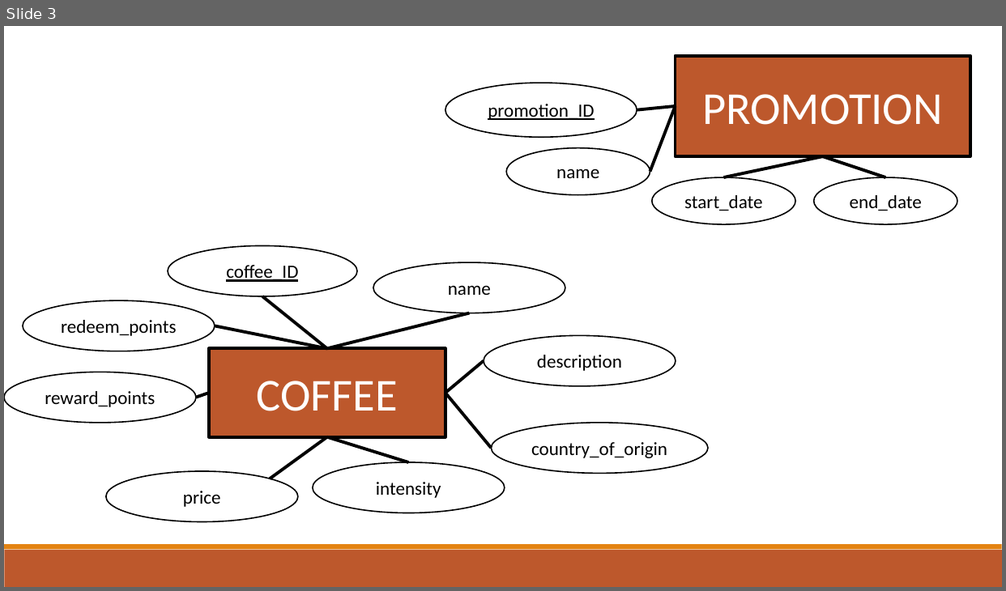
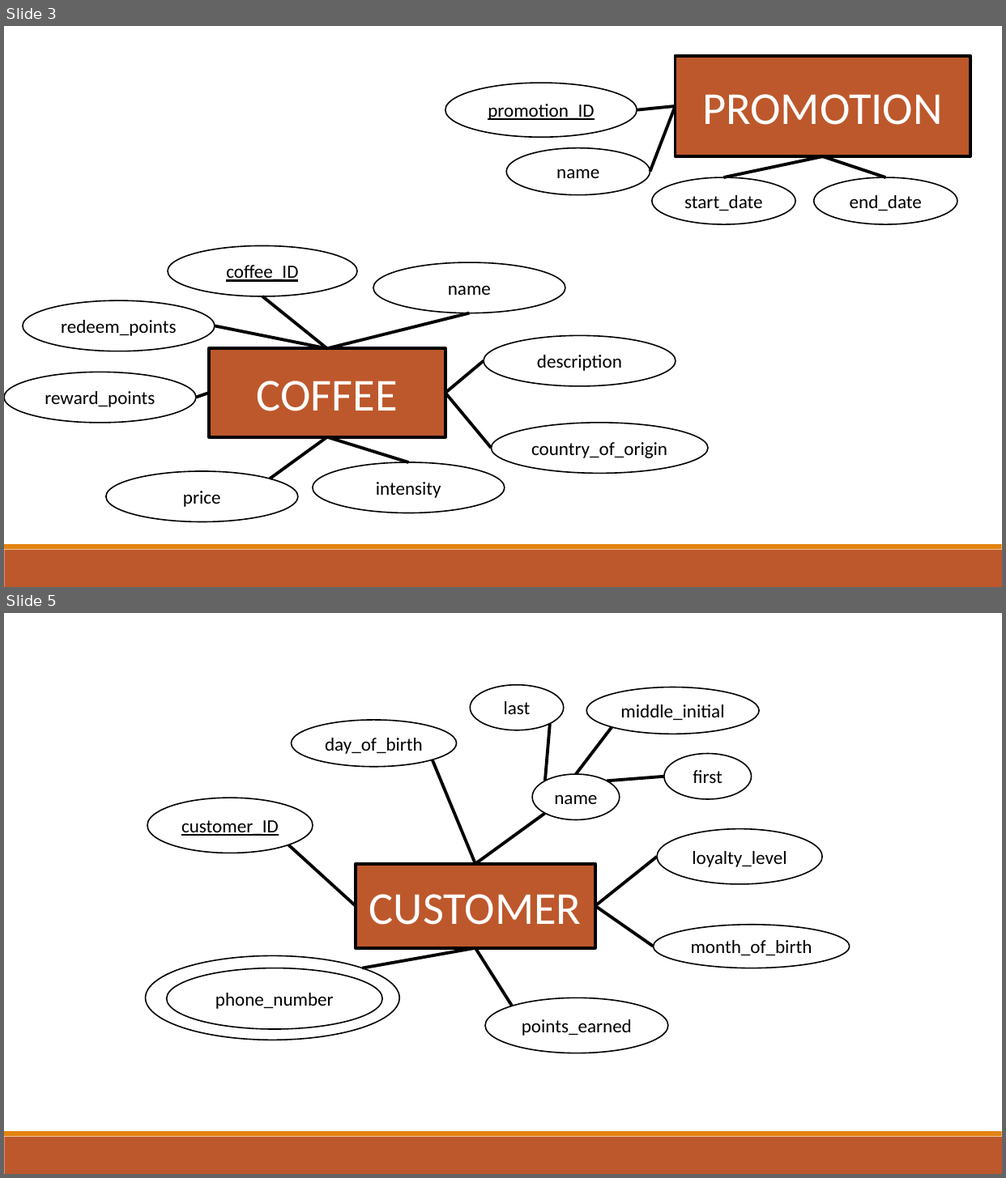
Before and after one commit to cnecciai/BoutiqueCoffee, a slide deck: Project/ER Model.pptx. Shown one above the other, each under a label of ours: slide 3 before the commit, slides 3 and 5 after it; the slides between them are not shown. The pictures are 1006x591 and 1006x1178 pixels, drawn with LibreOffice and Linux fonts; fonts in the diff are those of the drawing. Boxes give left, top, right and bottom in pixels: in the first picture for what was removed or moved away, otherwise in the second. Text is boxed around its words. In the diff, an @@ line names an element or a change of style, - is before the commit and + after.

```diff
--- a/Project/ER Model.pptx
+++ b/Project/ER Model.pptx
@@ slide 5 added at (x1=4, y1=613, x2=1002, y2=1174), background #FFFFFF; not listed: 2 template elements that a slide beside it also shows @@
@@ ellipse added at (x1=471, y1=685, x2=564, y2=730), fill #FFFFFF, outline #000000 1.25 pt, 18 pt, text #000000 @@
+last
@@ ellipse added at (x1=586, y1=687, x2=759, y2=735), fill #FFFFFF, outline #000000 1.25 pt, 18 pt, text #000000 @@
+middle_initial
@@ ellipse added at (x1=292, y1=720, x2=457, y2=767), fill #FFFFFF, outline #000000 1.25 pt, 18 pt, text #000000 @@
+day_of_birth
@@ line added from (550, 724) to (545, 781), #000000 3 pt @@
@@ line added from (612, 726) to (576, 774), #000000 3 pt @@
@@ ellipse added at (x1=664, y1=754, x2=752, y2=799), fill #FFFFFF, outline #000000 1.25 pt, 18 pt, text #000000 @@
+first
@@ line added from (475, 864) to (432, 760), #000000 3 pt @@
@@ ellipse added at (x1=533, y1=774, x2=620, y2=820), fill #FFFFFF, outline #000000 1.25 pt, 18 pt, text #000000 @@
+name
@@ line added from (664, 776) to (607, 781), #000000 3 pt @@
@@ ellipse added at (x1=147, y1=798, x2=313, y2=854), fill #FFFFFF, outline #000000 1.25 pt, 18 pt, text #000000, underline @@
+customer_ID
@@ line added from (545, 814) to (475, 864), #000000 3 pt @@
@@ ellipse added at (x1=657, y1=829, x2=822, y2=884), fill #FFFFFF, outline #000000 1.25 pt, 18 pt, text #000000 @@
+loyalty_level
@@ line added from (356, 906) to (288, 845), #000000 3 pt @@
@@ rectangle added at (x1=356, y1=864, x2=595, y2=948), fill #BD582C, outline #000000 3 pt, 44 pt, text #FFFFFF @@
+CUSTOMER
@@ line added from (657, 857) to (595, 906), #000000 3 pt @@
@@ line added from (653, 947) to (595, 906), #000000 3 pt @@
@@ ellipse added at (x1=653, y1=924, x2=849, y2=968), fill #FFFFFF, outline #000000 1.25 pt, 18 pt, text #000000 @@
+month_of_birth
@@ line added from (363, 969) to (475, 948), #000000 3 pt @@
@@ line added from (513, 1006) to (475, 948), #000000 3 pt @@
@@ ellipse added at (x1=146, y1=956, x2=400, y2=1040), fill #FFFFFF, outline #000000 1.25 pt @@
@@ ellipse added at (x1=167, y1=969, x2=382, y2=1030), fill #FFFFFF, outline #000000 1.25 pt, 18 pt, text #000000 @@
+phone_number
@@ ellipse added at (x1=485, y1=998, x2=668, y2=1053), fill #FFFFFF, outline #000000 1.25 pt, 18 pt, text #000000 @@
+points_earned
```
Also in this commit, not shown: 3 slides changed, 1 other slide added, 1 slide removed, 1 other file.
